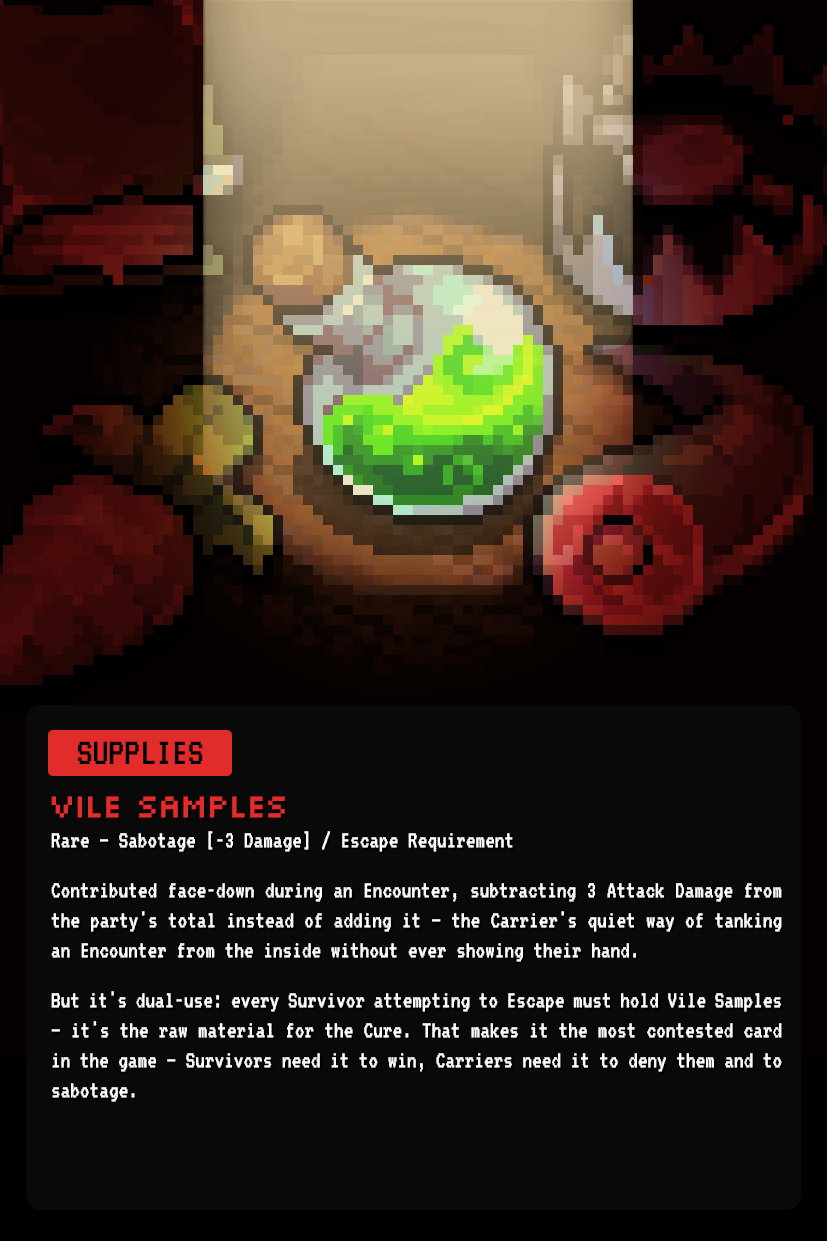
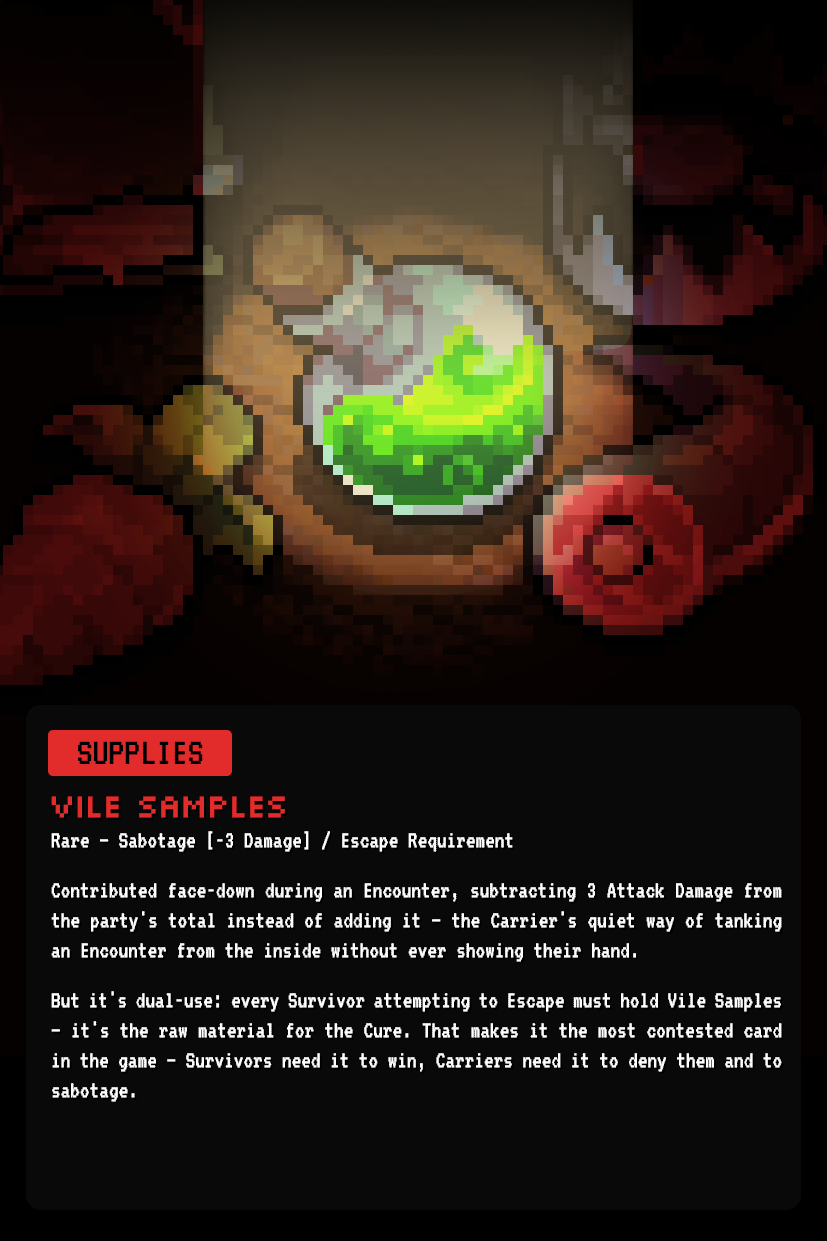
Layer changes from the first 827×1241 image to the second:
pixels changed over (x1=0, y1=0, x2=827, y2=381) (layer not identified)
